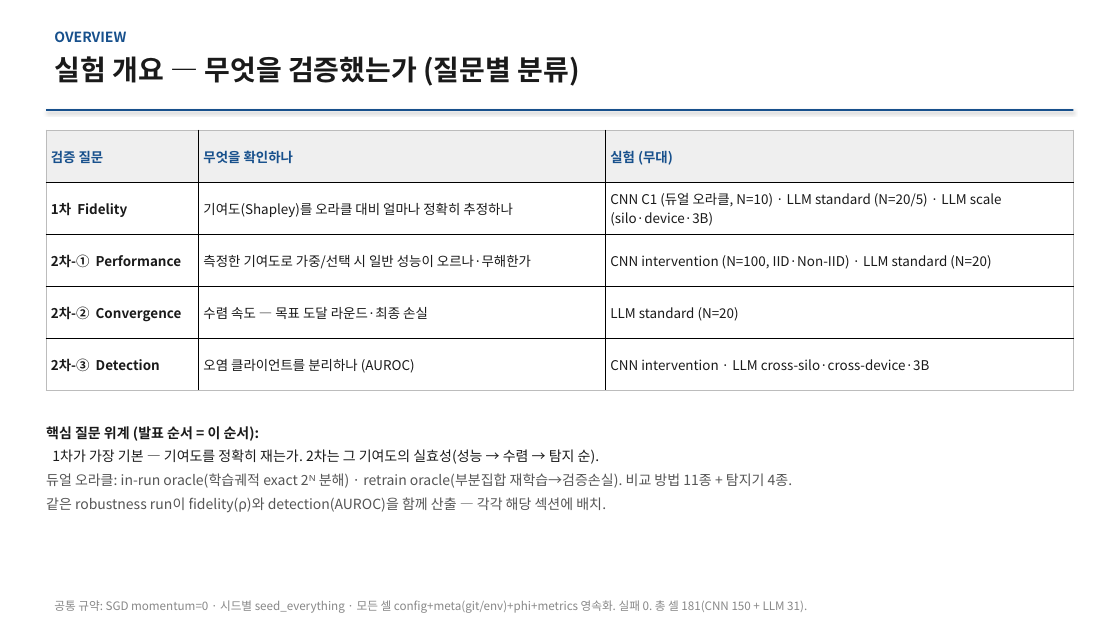
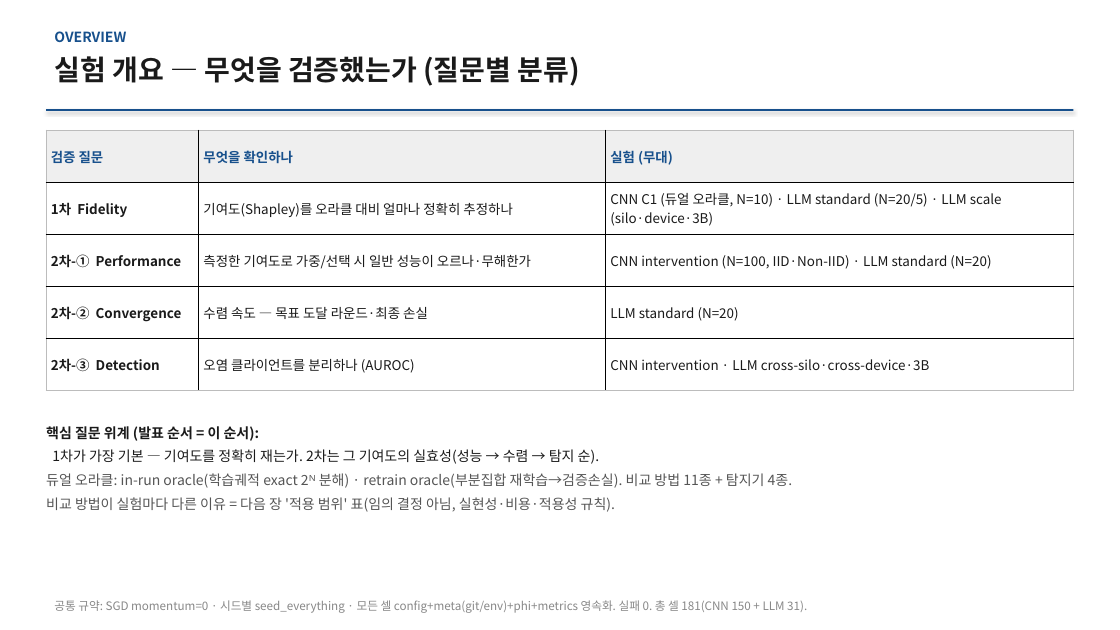
Before and after one commit to YongheeChoi/flirds, a slide deck: slide 2 of research-wiki/presentations/2026-06-results-report/flirds-results-2026-06.pptx. Drawn at 1120x630 pixels with LibreOffice and Linux fonts; fonts in the diff are those of the drawing. Boxes give left, top, right and bottom in pixels: in the first picture for what was removed or moved away, otherwise in the second. Text is boxed around its words. In the diff, an @@ line names an element or a change of style, - is before the commit and + after.

```diff
--- a/research-wiki/presentations/2026-06-results-report/flirds-results-2026-06.pptx
+++ b/research-wiki/presentations/2026-06-results-report/flirds-results-2026-06.pptx
@@ text at <box>46,497,615,512</box>: text changed @@
-같은 robustness run이 fidelity(ρ)와 detection(AUROC)을 함께 산출 — 각각 해당 섹션에 배치.
+비교 방법이 실험마다 다른 이유 = 다음 장 '적용 범위' 표(임의 결정 아님, 실현성·비용·적용성 규칙).
```
Also in this commit, not shown: 8 other slides changed, 2 slides added, 20 other files.
